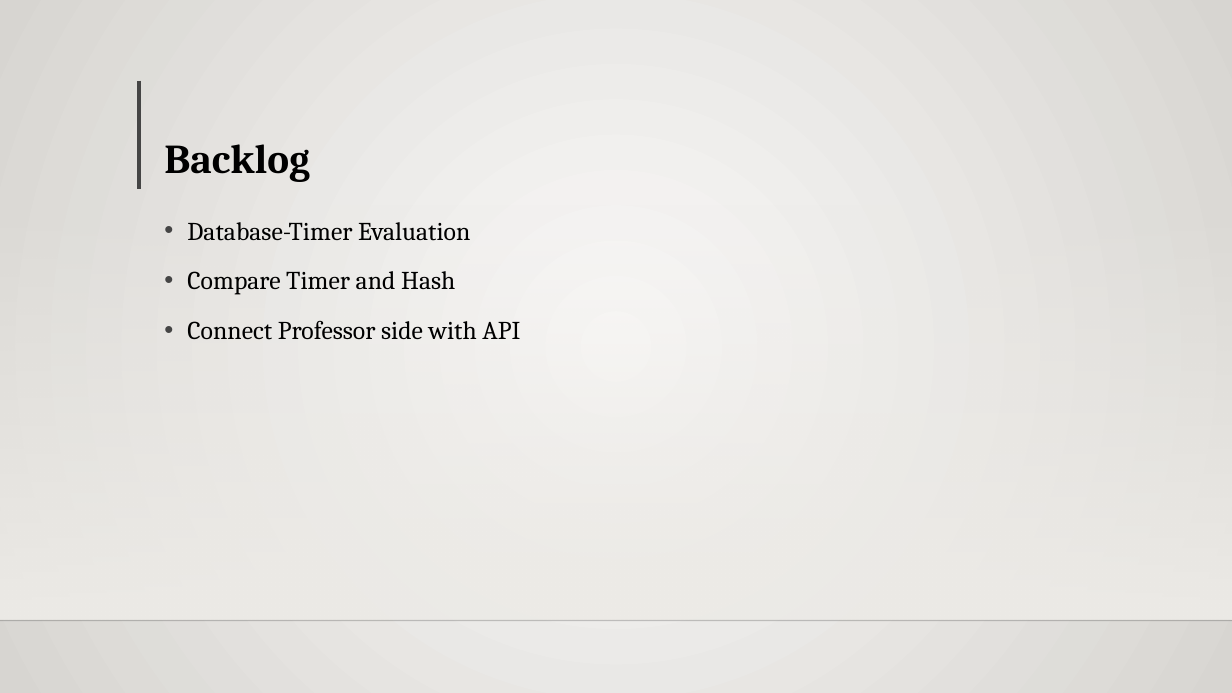
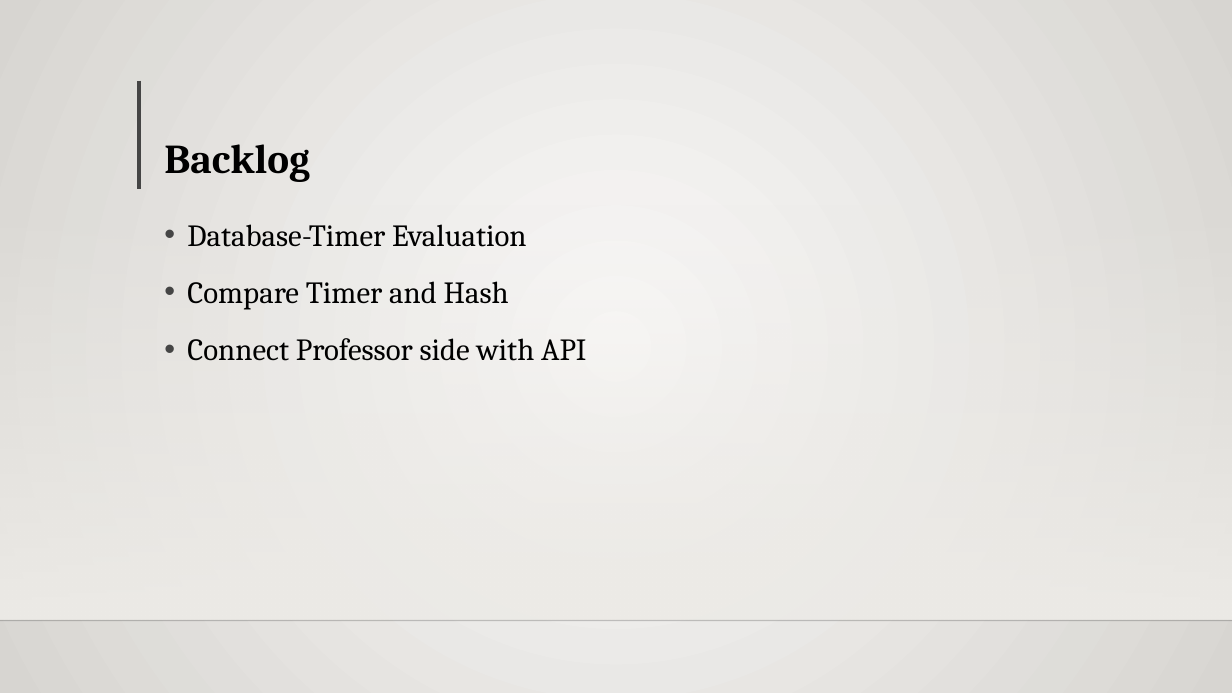
Before and after one commit to StewartSteven/Attend-In, a slide deck: slide 5 of FINAL_ATTEND-IN_Sprint_3 (2).pptx. Drawn at 1232x693 pixels with LibreOffice and Linux fonts; fonts in the diff are those of the drawing; background and template pictures are left out. Boxes give left, top, right and bottom in pixels: in the first picture for what was removed or moved away, otherwise in the second. Text is boxed around its words. In the diff, an @@ line names an element or a change of style, - is before the commit and + after.

```diff
--- a/FINAL_ATTEND-IN_Sprint_3 (2).pptx
+++ b/FINAL_ATTEND-IN_Sprint_3 (2).pptx
@@ text "Database-Timer Evaluation" at (187,224,586,361): size 20 to 24 pt @@
```
Also in this commit, not shown: 3 other slides changed, 2 slides added.
